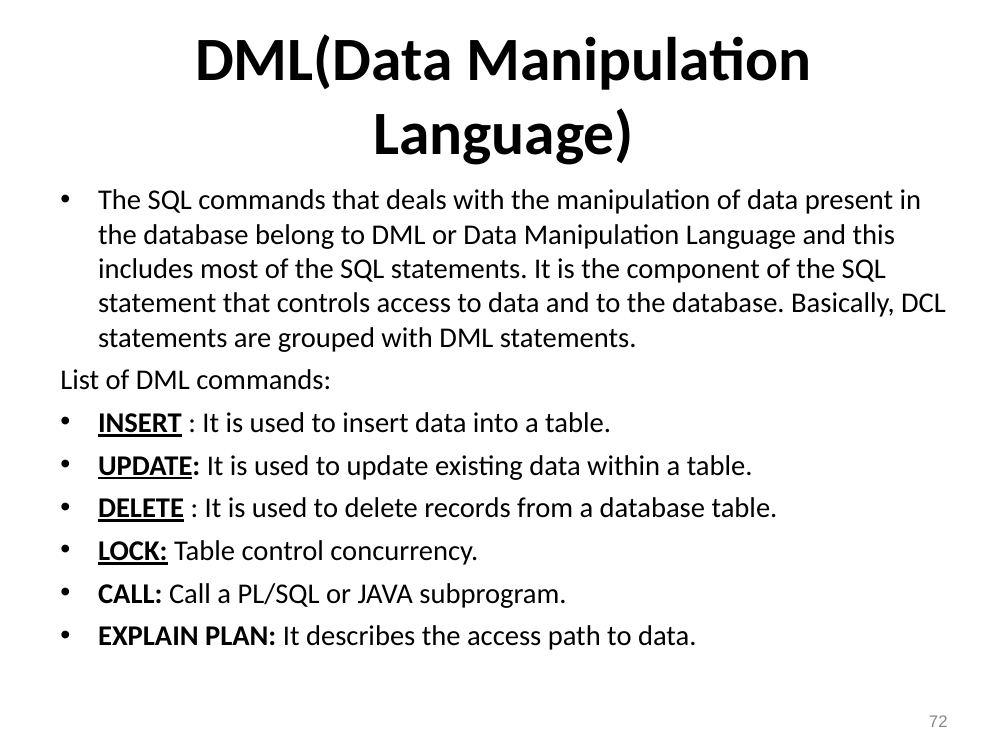
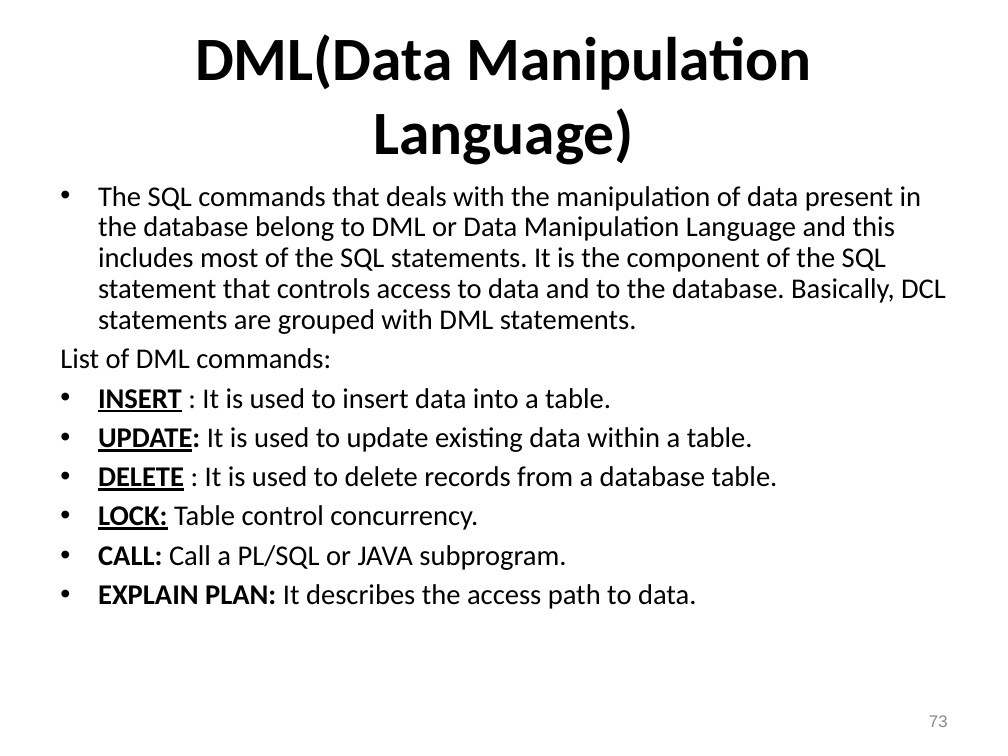
Before and after one commit to iamdurga/Master-in-Data-Science-Study-Materials, a slide deck: slide 73 of First Semester/Database Management Systems/Notes/1.1-DBMS.ppt (slide 72 before the commit). Drawn at 1008x756 pixels with LibreOffice and Linux fonts; fonts in the diff are those of the drawing. Boxes give left, top, right and bottom in pixels: in the first picture for what was removed or moved away, otherwise in the second. Text is boxed around its words. In the diff, an @@ line names an element or a change of style, - is before the commit and + after.

```diff
--- a/First Semester/Database Management Systems/Notes/1.1-DBMS.ppt
+++ b/First Semester/Database Management Systems/Notes/1.1-DBMS.ppt
@@ text "The SQL commands that deals ..." at bbox=[60, 186, 946, 609]: line spacing 1 to 0.9 @@
@@ page number at bbox=[929, 715, 948, 727]: text changed @@
-72
+73
```
Also in this commit, not shown: 2 other slides changed, 1 slide added, 27 other files.
